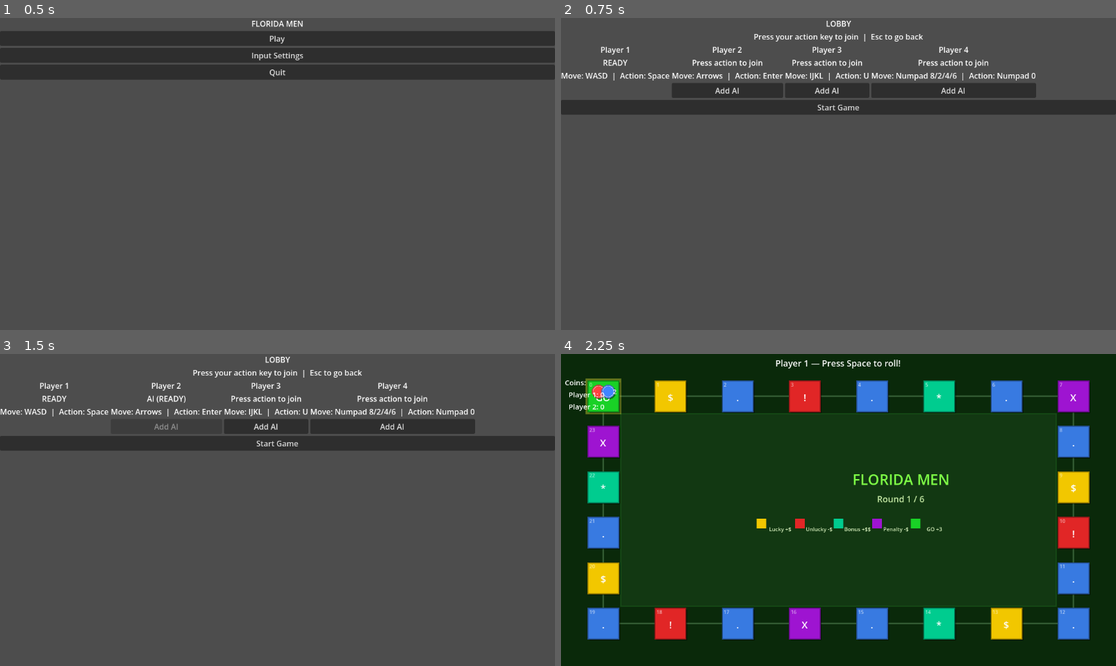
Above: before the commit, frames 1-4 (two rows, left to right).
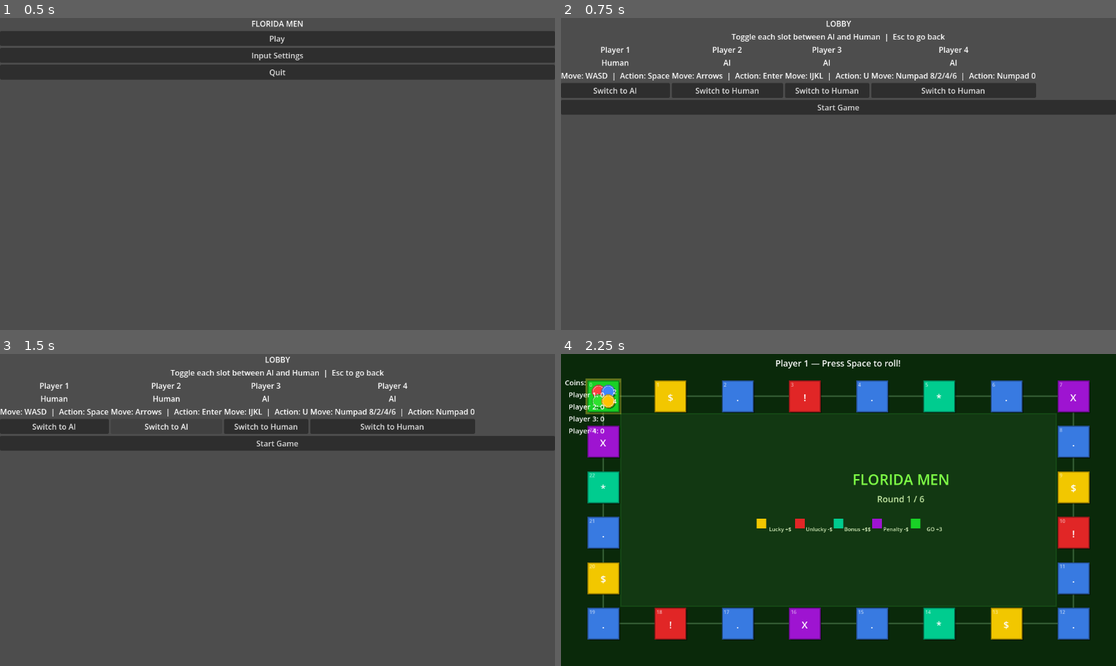
Above: after the commit, the same moments.

Repository: jraleman/florida_men
Game: Godot game, scene res://scenes/main_menu.tscn
Two runs of this game, one before a commit and one after it. Both use one fixed random seed, a clock stepped at 60 frames per second and the inputs below.
Inputs (mouse positions are in pixels of both pictures, inside the frame that each line leads up to):
- Up to frame 1 (0.5 s): no input
- Up to frame 2 (0.75 s): click "Play" at 0.5 s
- Up to frame 3 (1.5 s): click (166, 425) at 1.25 s, where only the run before the commit has a clickable "Add AI"
- Up to frame 4 (2.25 s): click "Start Game" at 2 s

Frame 1 is identical in both runs. In frame 2, 2.1% of the frame differs, in the area x 0-77%, y 5-26%; in frame 3, 2.0%; in frame 4, 0.3%.

Commit message:
fix: include all players in minigames

Diff:
--- a/scenes/lobby_screen.tscn
+++ b/scenes/lobby_screen.tscn
@@ -16,7 +16,7 @@
 horizontal_alignment = 1
 
 [node name="Instructions" type="Label" parent="VBoxContainer"]
-text = "Press your action key to join  |  Esc to go back"
+text = "Toggle each slot between AI and Human  |  Esc to go back"
 horizontal_alignment = 1
 
 [node name="PlayerSlots" type="HBoxContainer" parent="VBoxContainer"]
@@ -28,12 +28,15 @@
 horizontal_alignment = 1
 
 [node name="SlotStatus" type="Label" parent="VBoxContainer/PlayerSlots/Slot1"]
-text = "Press action to join"
+text = "Human"
 horizontal_alignment = 1
 
 [node name="SlotControls" type="Label" parent="VBoxContainer/PlayerSlots/Slot1"]
 text = "Move: WASD  |  Action: Space"
 horizontal_alignment = 1
+
+[node name="ToggleButton" type="Button" parent="VBoxContainer/PlayerSlots/Slot1"]
+text = "Switch to AI"
 
 [node name="Slot2" type="VBoxContainer" parent="VBoxContainer/PlayerSlots"]
 
@@ -42,15 +45,15 @@
 horizontal_alignment = 1
 
 [node name="SlotStatus" type="Label" parent="VBoxContainer/PlayerSlots/Slot2"]
-text = "Press action to join"
+text = "AI"
 horizontal_alignment = 1
 
 [node name="SlotControls" type="Label" parent="VBoxContainer/PlayerSlots/Slot2"]
 text = "Move: Arrows  |  Action: Enter"
 horizontal_alignment = 1
 
-[node name="AddAIButton" type="Button" parent="VBoxContainer/PlayerSlots/Slot2"]
-text = "Add AI"
+[node name="ToggleButton" type="Button" parent="VBoxContainer/PlayerSlots/Slot2"]
+text = "Switch to Human"
 
 [node name="Slot3" type="VBoxContainer" parent="VBoxContainer/PlayerSlots"]
 
@@ -59,15 +62,15 @@
 horizontal_alignment = 1
 
 [node name="SlotStatus" type="Label" parent="VBoxContainer/PlayerSlots/Slot3"]
-text = "Press action to join"
+text = "AI"
 horizontal_alignment = 1
 
 [node name="SlotControls" type="Label" parent="VBoxContainer/PlayerSlots/Slot3"]
 text = "Move: IJKL  |  Action: U"
 horizontal_alignment = 1
 
-[node name="AddAIButton" type="Button" parent="VBoxContainer/PlayerSlots/Slot3"]
-text = "Add AI"
+[node name="ToggleButton" type="Button" parent="VBoxContainer/PlayerSlots/Slot3"]
+text = "Switch to Human"
 
 [node name="Slot4" type="VBoxContainer" parent="VBoxContainer/PlayerSlots"]
 
@@ -76,16 +79,15 @@
 horizontal_alignment = 1
 
 [node name="SlotStatus" type="Label" parent="VBoxContainer/PlayerSlots/Slot4"]
-text = "Press action to join"
+text = "AI"
 horizontal_alignment = 1
 
 [node name="SlotControls" type="Label" parent="VBoxContainer/PlayerSlots/Slot4"]
 text = "Move: Numpad 8/2/4/6  |  Action: Numpad 0"
 horizontal_alignment = 1
 
-[node name="AddAIButton" type="Button" parent="VBoxContainer/PlayerSlots/Slot4"]
-text = "Add AI"
+[node name="ToggleButton" type="Button" parent="VBoxContainer/PlayerSlots/Slot4"]
+text = "Switch to Human"
 
 [node name="StartButton" type="Button" parent="VBoxContainer"]
 text = "Start Game"
-disabled = true
--- a/scripts/autoload/game_session.gd
+++ b/scripts/autoload/game_session.gd
@@ -115,7 +115,7 @@
 	scores[player_id] = 0
 
 func add_ai_player(player_id: int) -> void:
-	if player_id >= MAX_PLAYERS or player_id == 0:
+	if player_id >= MAX_PLAYERS:
 		return
 	for p in players:
 		if p.id == player_id:
@@ -123,6 +123,16 @@
 	players.append({"id": player_id, "name": "Player %d" % (player_id + 1)})
 	scores[player_id] = 0
 	ai_players.append({"id": player_id})
+
+func set_ai_player(player_id: int, is_ai: bool) -> void:
+	if is_ai:
+		if not is_ai_player(player_id):
+			ai_players.append({"id": player_id})
+	else:
+		for i in range(ai_players.size() - 1, -1, -1):
+			if (ai_players[i] as Dictionary).get("id") == player_id:
+				ai_players.remove_at(i)
+				break
 
 func remove_ai_player(player_id: int) -> void:
 	remove_player(player_id)
--- a/scripts/lobby_screen.gd
+++ b/scripts/lobby_screen.gd
@@ -9,79 +9,47 @@
 	"VBoxContainer/PlayerSlots/Slot4/SlotStatus",
 ]
 
-const ADD_AI_PATHS := [
-	"",
-	"VBoxContainer/PlayerSlots/Slot2/AddAIButton",
-	"VBoxContainer/PlayerSlots/Slot3/AddAIButton",
-	"VBoxContainer/PlayerSlots/Slot4/AddAIButton",
-]
-
-const PLAYER_CONTROLS := [
-	"Move: WASD  |  Action: Space",
-	"Move: Arrows  |  Action: Enter",
-	"Move: IJKL  |  Action: U",
-	"Move: Numpad 8/2/4/6  |  Action: Numpad 0",
+const TOGGLE_BUTTON_PATHS := [
+	"VBoxContainer/PlayerSlots/Slot1/ToggleButton",
+	"VBoxContainer/PlayerSlots/Slot2/ToggleButton",
+	"VBoxContainer/PlayerSlots/Slot3/ToggleButton",
+	"VBoxContainer/PlayerSlots/Slot4/ToggleButton",
 ]
 
 var _status_labels: Array = []
-var _ai_buttons: Array = []
+var _toggle_buttons: Array = []
 
 func _ready() -> void:
+	GameSession.clear_session()
 	for path in SLOT_STATUS_PATHS:
 		_status_labels.append(get_node(path) as Label)
 	for i in GameSession.MAX_PLAYERS:
-		var path: String = ADD_AI_PATHS[i]
-		if path.is_empty():
-			_ai_buttons.append(null)
-		else:
-			var btn := get_node(path) as Button
-			_ai_buttons.append(btn)
-			btn.pressed.connect(_on_add_ai_pressed.bind(i))
+		var btn := get_node(TOGGLE_BUTTON_PATHS[i]) as Button
+		_toggle_buttons.append(btn)
+		btn.pressed.connect(_on_toggle_pressed.bind(i))
 	start_button.pressed.connect(_on_start_pressed)
 	GameSession.add_player(0)
+	for i in range(1, GameSession.MAX_PLAYERS):
+		GameSession.add_ai_player(i)
 	_refresh_slots()
 
 func _unhandled_input(event: InputEvent) -> void:
-	for i in GameSession.MAX_PLAYERS:
-		if event.is_action_pressed("player_%d_action" % (i + 1)):
-			_toggle_player(i)
 	if event.is_action_pressed("ui_cancel"):
 		GameSession.go_to("res://scenes/main_menu.tscn")
 
-func _toggle_player(player_id: int) -> void:
-	if player_id == 0:
-		return
-	if GameSession.is_ai_player(player_id):
-		GameSession.remove_ai_player(player_id)
-	elif _is_joined(player_id):
-		GameSession.remove_player(player_id)
-	else:
-		GameSession.add_player(player_id)
+func _on_toggle_pressed(player_id: int) -> void:
+	var currently_ai := GameSession.is_ai_player(player_id)
+	GameSession.set_ai_player(player_id, not currently_ai)
 	_refresh_slots()
-
-func _on_add_ai_pressed(player_id: int) -> void:
-	if not _is_joined(player_id):
-		GameSession.add_ai_player(player_id)
-		_refresh_slots()
-
-func _is_joined(player_id: int) -> bool:
-	for p in GameSession.players:
-		if p.id == player_id:
-			return true
-	return false
 
 func _refresh_slots() -> void:
 	for i in GameSession.MAX_PLAYERS:
-		if _is_joined(i):
-			if GameSession.is_ai_player(i):
-				_status_labels[i].text = "AI (READY)"
-			else:
-				_status_labels[i].text = "READY"
+		if GameSession.is_ai_player(i):
+			(_status_labels[i] as Label).text = "AI"
+			(_toggle_buttons[i] as Button).text = "Switch to Human"
 		else:
-			_status_labels[i].text = "Press action to join"
-		if i > 0 and _ai_buttons[i] != null:
-			(_ai_buttons[i] as Button).disabled = _is_joined(i)
-	start_button.disabled = GameSession.players.size() < 1
+			(_status_labels[i] as Label).text = "Human"
+			(_toggle_buttons[i] as Button).text = "Switch to AI"
 
 func _on_start_pressed() -> void:
 	GameSession.start_match()
